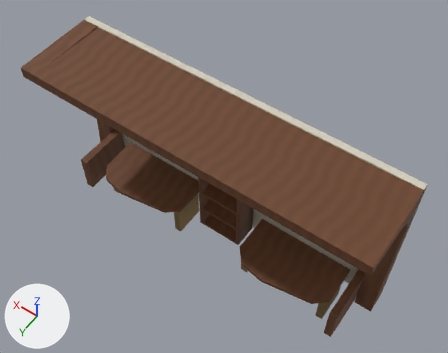
Two versions of the glTF model assets/models/AST-RES-002.glb, one commit apart.
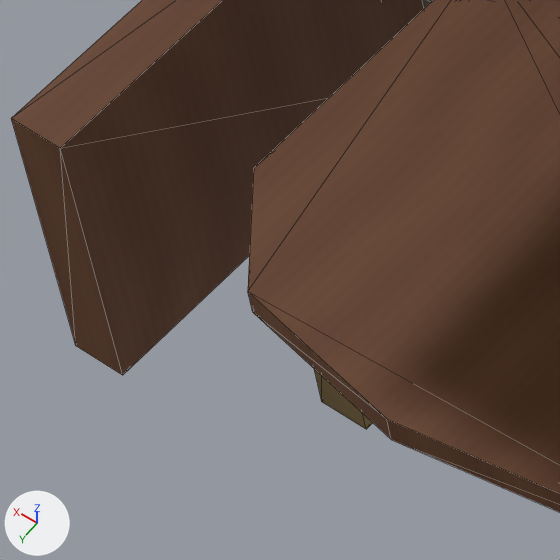
The first picture shows the older version from a 50 mm camera at (-0.74, 5.94, 10.2) aimed at (3.09, 0.58, 1.77). The close-ups show the older and then the newer version on the part from 18% to 31% of the width and 42% to 59% of the height of that picture. Only the edits that show in the close-ups are written down. Every picture has the same lights, and +X, +Y and +Z are marked at lower left. The close-ups show mesh edges as thin lines.

Names of what the first close-up shows: 'READ_DeskBearing_1_1', 'READ_Desk_1', 'READ_LowReturnOther' and 1 more.
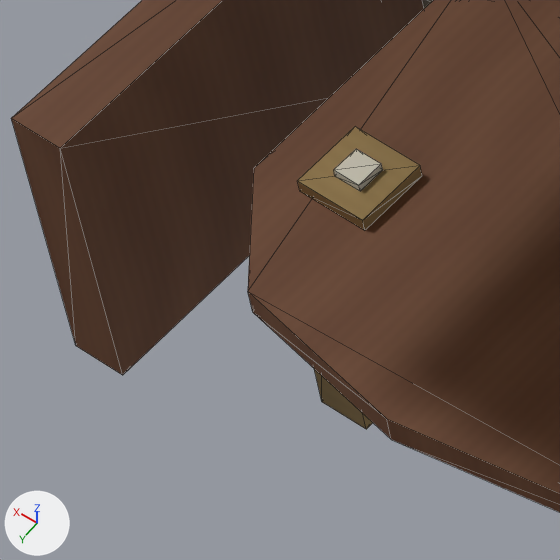
Boxes [x1, y1, x2, y2] around the edits, measured in the close-ups (560 x 560 px):
'READ_SwitchPlinth_1', added (brown)
    after: [298, 127, 422, 231]
'READ_SwitchCap_1', added
    after: [334, 149, 383, 191]

The change in detail:
Mesh me_read_switchcap_1 is new.
It is a box spanning x 5.315..5.385, y 0.915..0.985, z 0.815..0.835.
It uses material mat_ivory_enamel (picture img_ivory_enamel).
Mesh me_read_switchplinth_1 is new.
It is a box spanning x 5.26..5.44, y 0.86..1.04, z 0.78..0.815.
It uses material mat_champagne_metal (picture img_champagne_metal).
Object 'READ_SwitchCap_1' (ob_read_switchcap_1) is new; it shows me_read_switchcap_1.
Its location is (0.0, 0.0, 0.0).
Object 'READ_SwitchPlinth_1' (ob_read_switchplinth_1) is new; it shows me_read_switchplinth_1.
Its location is (0.0, 0.0, 0.0).
